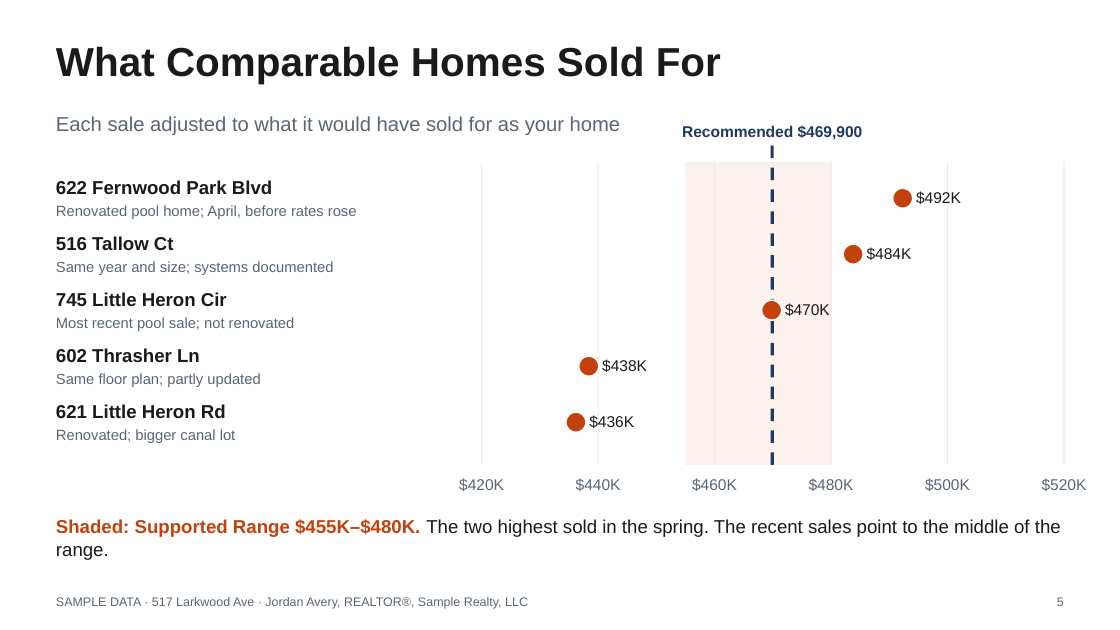
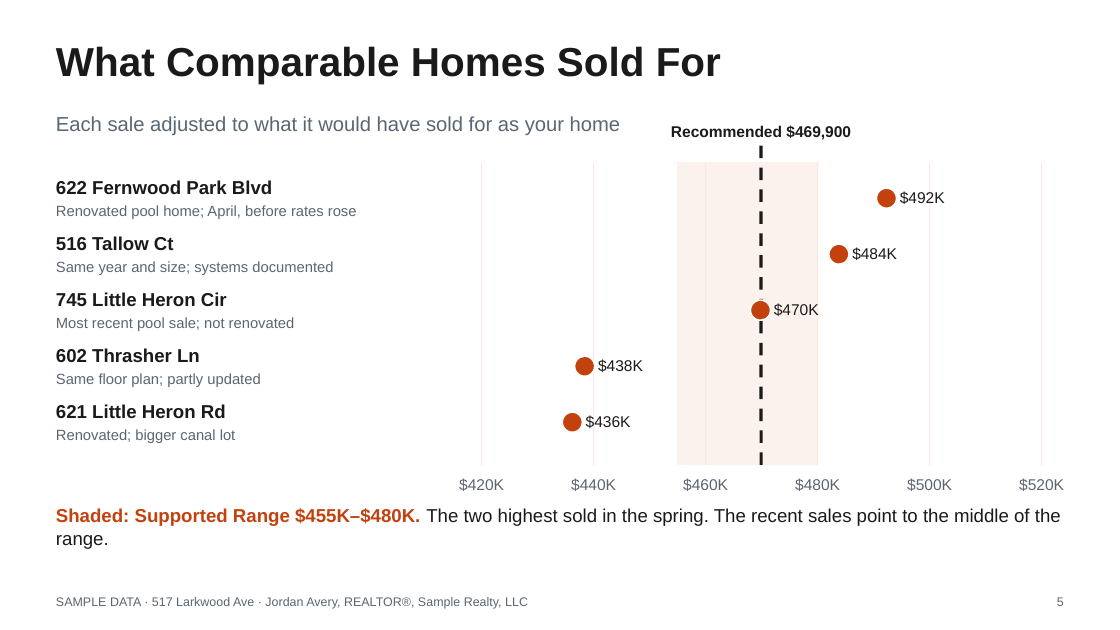
Before and after one commit to axelrivera/real-estate-skills, a slide deck: slide 5 of samples/seller-cma/517-Larkwood-Ave-Listing-Presentation.pptx. Drawn at 1120x630 pixels with LibreOffice and Linux fonts; fonts in the diff are those of the drawing. Boxes give left, top, right and bottom in pixels: in the first picture for what was removed or moved away, otherwise in the second. Text is boxed around its words. In the diff, an @@ line names an element or a change of style, - is before the commit and + after.

```diff
--- a/samples/seller-cma/517-Larkwood-Ave-Listing-Presentation.pptx
+++ b/samples/seller-cma/517-Larkwood-Ave-Listing-Presentation.pptx
@@ text "Recommended $469,900" at (671, 125, 851, 140): text colour #1F3A5F to #1A1A1A @@
@@ 3 texts, 1 ellipse, 1 line: place and size @@
-3 texts, 1 ellipse, 1 line at (682, 125, 863, 491)
+3 texts, 1 ellipse, 1 line at (671, 125, 851, 491)
@@ line (760, 146) - (760, 465): stroke #1F3A5F 2 pt dashed to #1A1A1A 2 pt dashed @@
@@ rectangle: place and size @@
-rectangle at (685, 162, 831, 465)
+rectangle at (678, 162, 818, 465)
@@ 2 texts, 2 lines: place and size @@
-2 texts, 2 lines at (925, 162, 1087, 491)
+2 texts, 2 lines at (907, 162, 1064, 491)
@@ 3 texts, 2 ellipses, 1 line: place and size @@
-3 texts, 2 ellipses, 1 line at (809, 162, 961, 491)
+3 texts, 2 ellipses, 1 line at (795, 162, 945, 491)
@@ 2 texts, 2 ellipses, 1 line: place and size @@
-2 texts, 2 ellipses, 1 line at (566, 162, 647, 491)
+2 texts, 2 ellipses, 1 line at (562, 162, 643, 491)
@@ text "Shaded: Supported Range $455K–$480K. The ..." at (56, 508, 1061, 549): vertical alignment middle to top @@
```
Also in this commit, not shown: 14 other slides changed, 35 other files.
